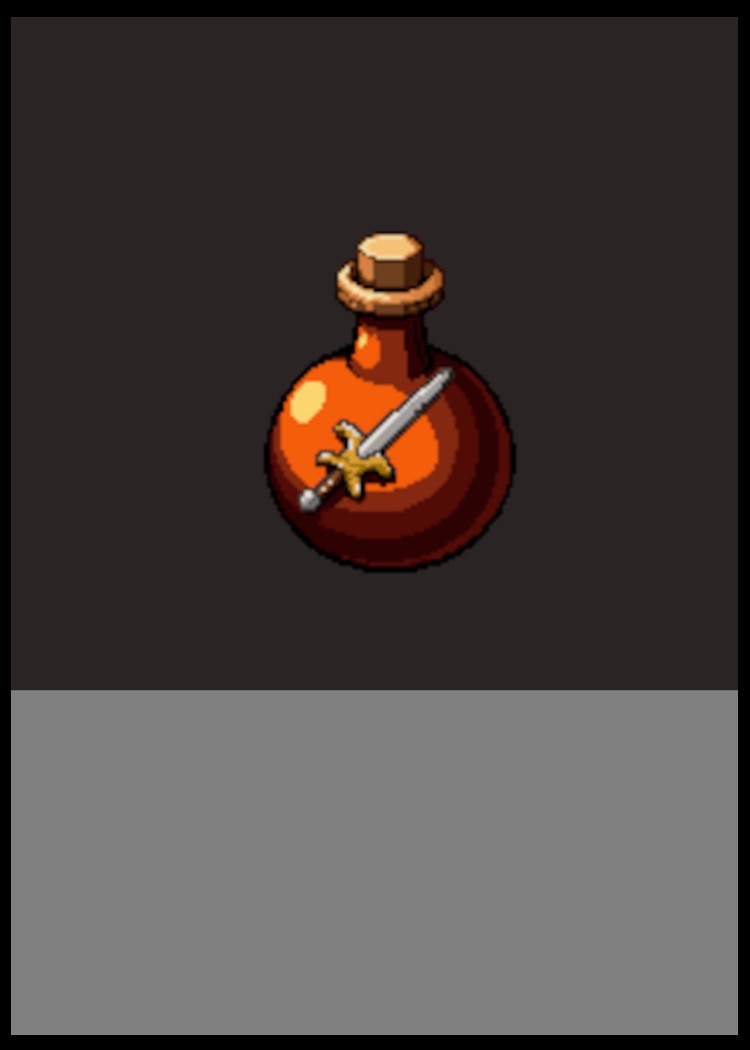
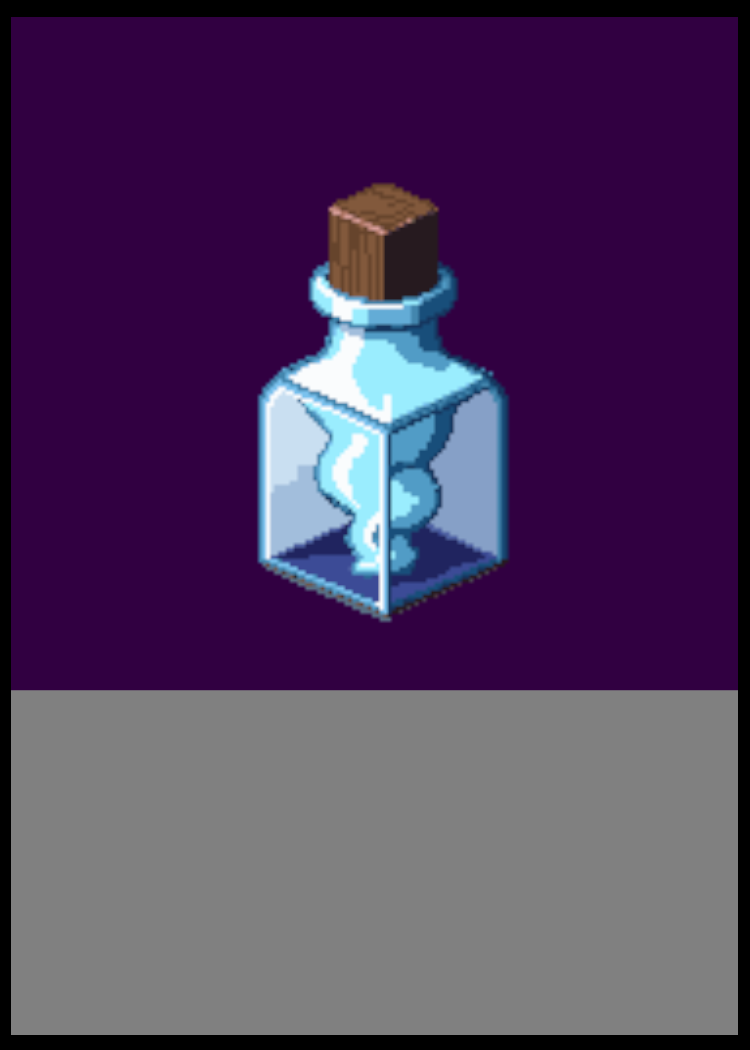
Layered file, before and after one edit (750 × 1050). Changes by layer:
added group "Card Fronts magical tornado" with 4 layers above "Card Fronts attack potion" over bbox(11, 17, 738, 691)
added layer "Tornado In a Bottle.png" in group "Card Fronts magical tornado" over bbox(256, 182, 511, 624)
added layer "Layer #22" in group "Card Fronts magical tornado" over bbox(11, 17, 738, 691)
added layer "Layer #23" in group "Card Fronts magical tornado" over bbox(11, 690, 738, 691)
added layer "Background #10" in group "Card Fronts magical tornado" over bbox(11, 17, 738, 691)
renamed "Card Fronts attack #1" to "Card Fronts attack potion", hid the group it (4 layers) over bbox(11, 17, 738, 691)